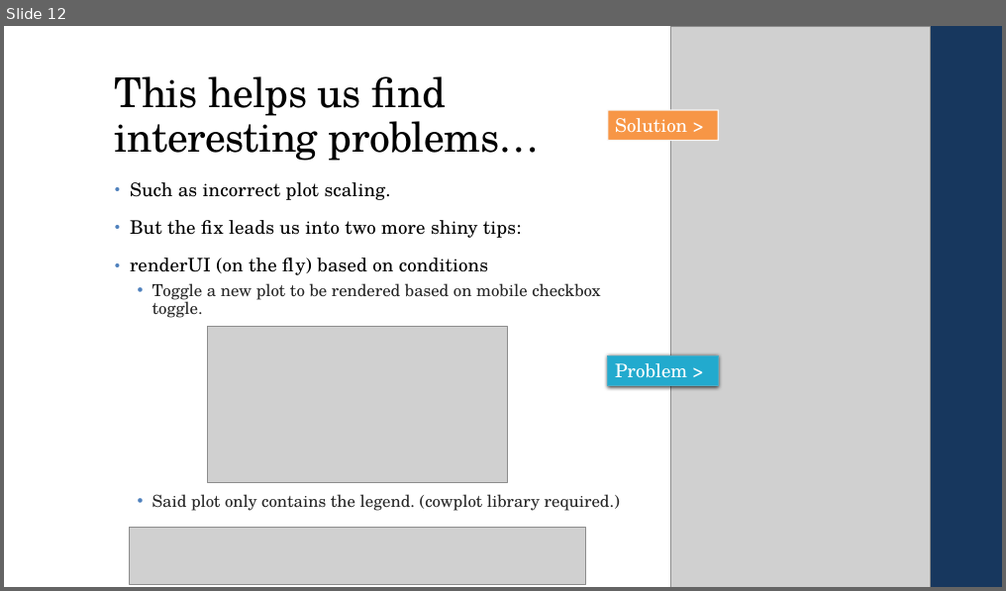
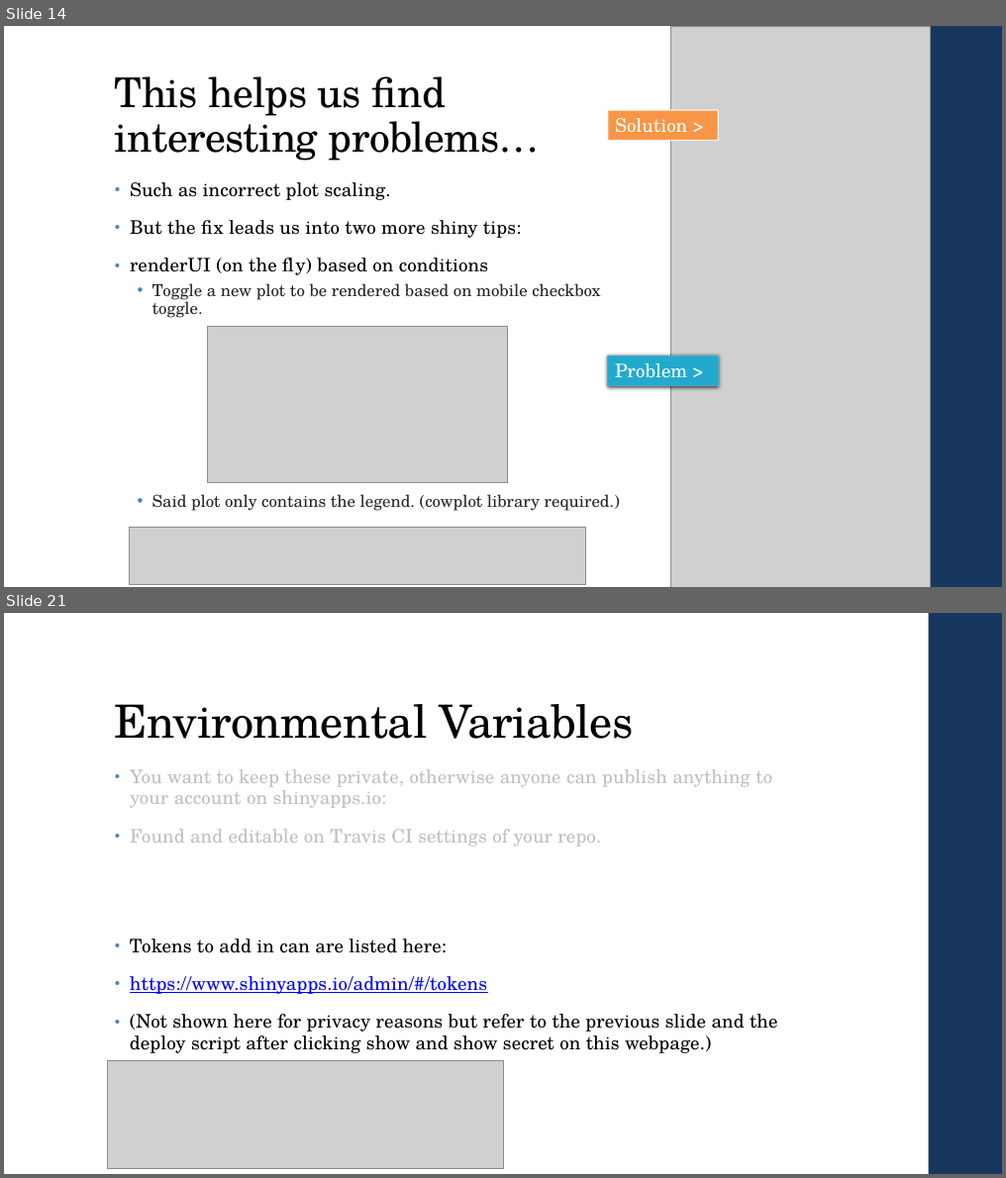
Before and after one commit to bmetenko/RShinyAppStore, a slide deck: Presentation/2019_08_15_RShinyPresentation.pptx. Shown one above the other, each under a label of ours: slide 12 before the commit, slides 14 and 21 after it; the slides between them are not shown. The pictures are 1006x591 and 1006x1178 pixels, drawn with LibreOffice and Linux fonts; fonts in the diff are those of the drawing; grey boxes stand for pictures. Boxes give left, top, right and bottom in pixels: in the first picture for what was removed or moved away, otherwise in the second. Text is boxed around its words. In the diff, an @@ line names an element or a change of style, - is before the commit and + after.

```diff
--- a/Presentation/2019_08_15_RShinyPresentation.pptx
+++ b/Presentation/2019_08_15_RShinyPresentation.pptx
@@ slide 21 added at [4,613,1002,1174], background #FFFFFF; not listed: 1 template element that a slide beside it also shows @@
@@ title added at [115,704,633,739], 44 pt, text #000000 @@
+Environmental Variables
@@ text added at [130,769,772,847], 18 pt, text #BFBFBF @@
+• You want to keep these private, otherwise anyone can publish anything to your account on shinyapps.io:
+• Found and editable on Travis CI settings of your repo.
@@ text added at [130,939,777,1054], 18 pt, text #000000 @@
+• Tokens to add in can are listed here:
+• https://www.shinyapps.io/admin/#/tokens
+• (Not shown here for privacy reasons but refer to the previous slide and the deploy script after clicking show and show secret on this webpage.)
@@ picture added at [107,1061,503,1170] @@
@@ what was slide 12 is now slide 14 @@
```
Also in this commit, not shown: 10 slides changed, 7 other slides added, 1 slide removed.
